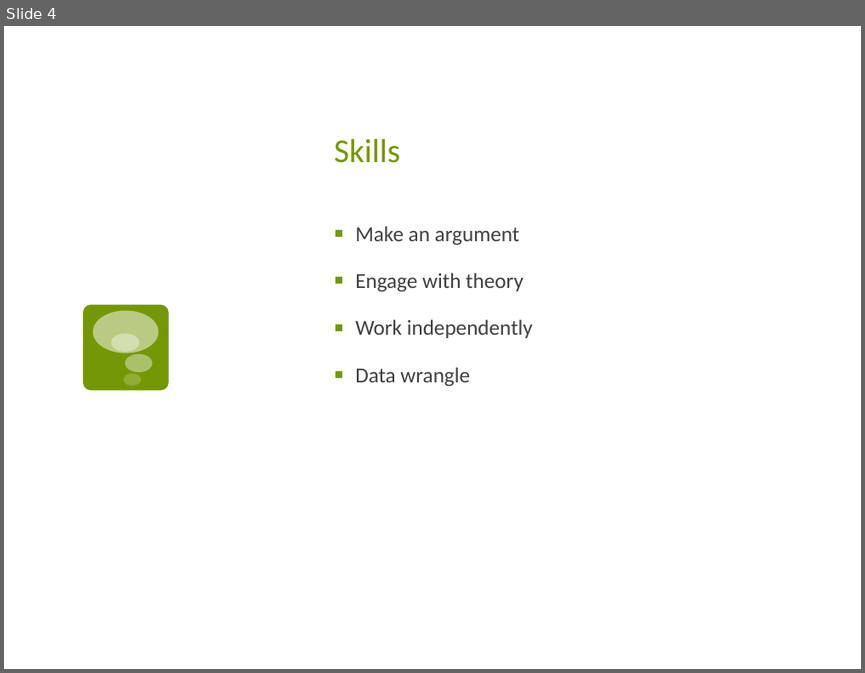
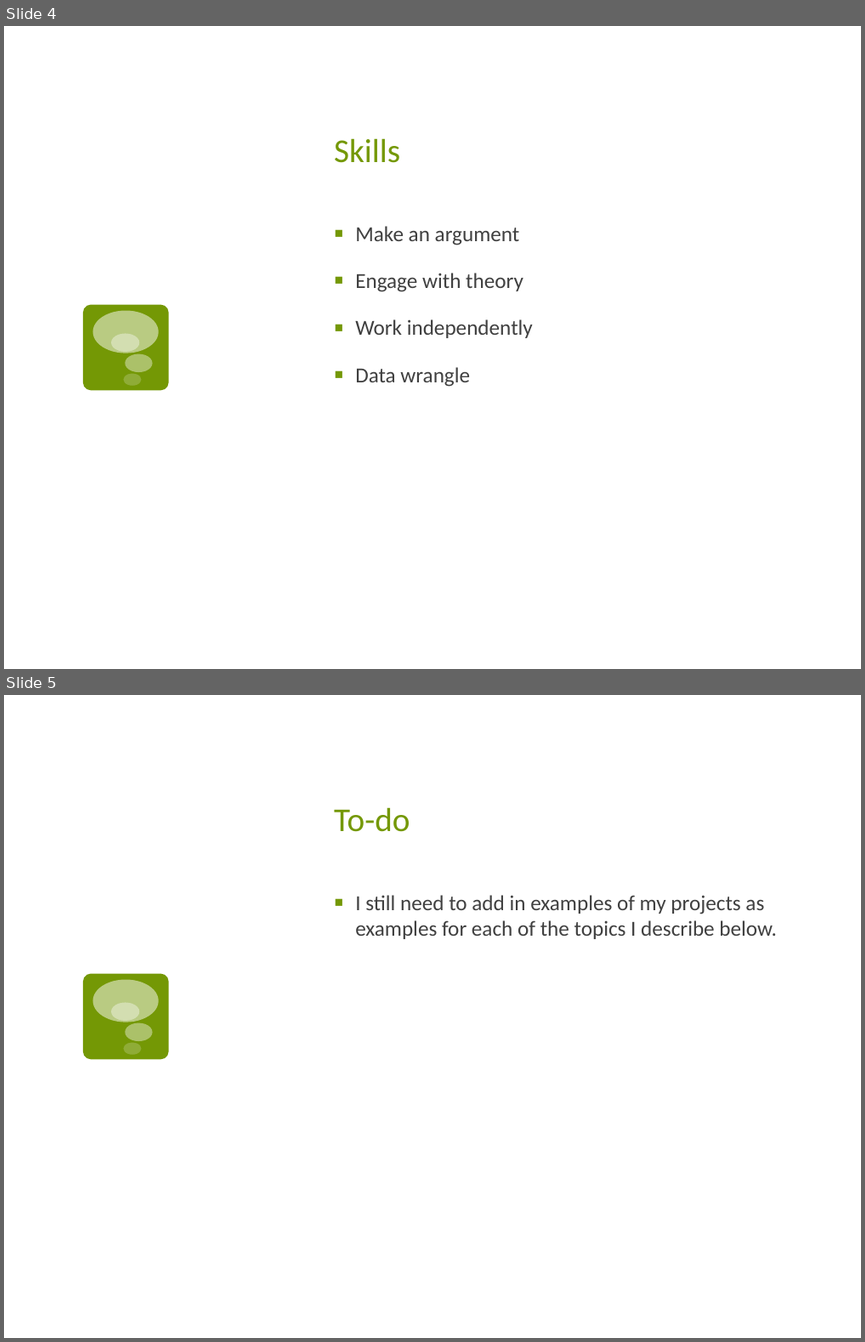
Before and after one commit to Amherst-Statistics/Modernizing-Undergrad-Stat-Curric, a slide deck: skillsForResearch_JSM17_JoHardin.pptx. Shown one above the other, each under a label of ours: slide 4 before the commit, slides 4 and 5 after it. The pictures are 865x673 and 865x1342 pixels, drawn with LibreOffice and Linux fonts; fonts in the diff are those of the drawing. Boxes give left, top, right and bottom in pixels: in the first picture for what was removed or moved away, otherwise in the second. Text is boxed around its words. In the diff, an @@ line names an element or a change of style, - is before the commit and + after.

Commit message:
small edits

```diff
--- a/skillsForResearch_JSM17_JoHardin.pptx
+++ b/skillsForResearch_JSM17_JoHardin.pptx
@@ slide 5 added at box(4, 695, 861, 1338), background #FFFFFF; not listed: 5 template elements that a slide beside it also shows @@
@@ title added at box(334, 807, 409, 832), 28 pt, text #749805 @@
+To-do
@@ text added at box(355, 895, 776, 939), 18 pt, text #404040 @@
+▪ I still need to add in examples of my projects as examples for each of the topics I describe below.
```
